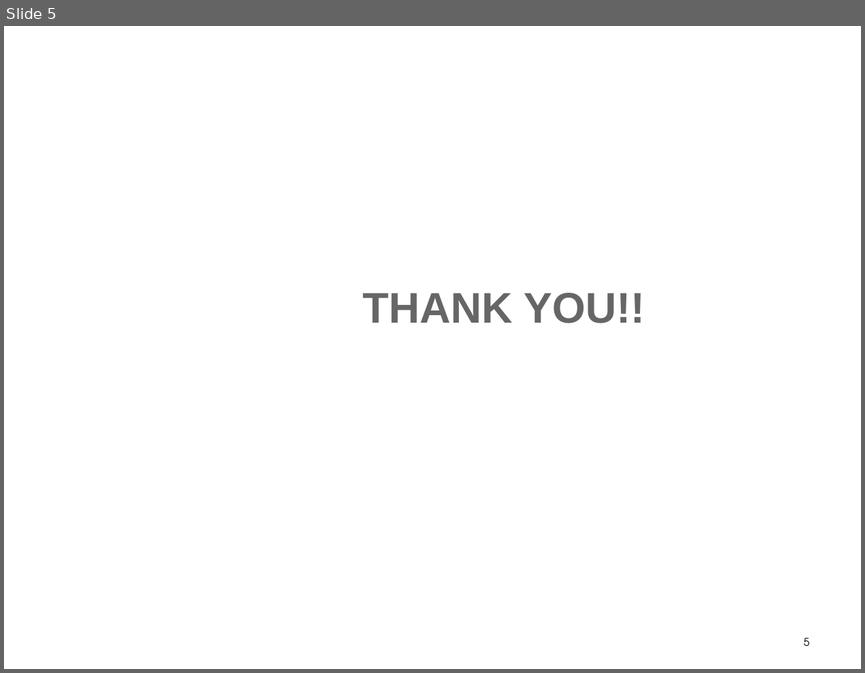
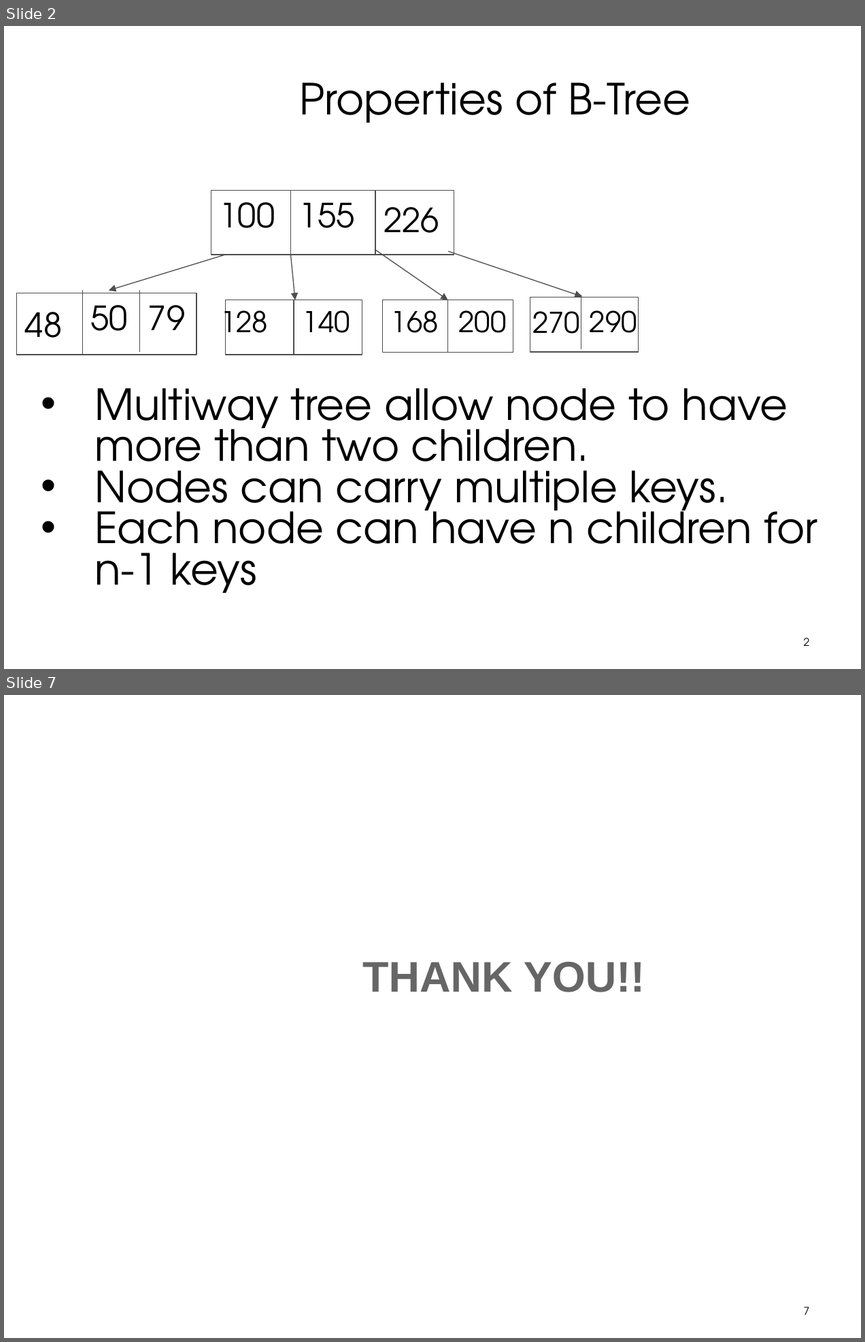
Before and after one commit to praash47/dsa, a slide deck: B_Tree.pptx. Shown one above the other, each under a label of ours: slide 5 before the commit, slides 2 and 7 after it; the slides between them are not shown. The pictures are 865x673 and 865x1342 pixels, drawn with LibreOffice and Linux fonts; fonts in the diff are those of the drawing; background and template pictures are left out. Boxes give left, top, right and bottom in pixels: in the first picture for what was removed or moved away, otherwise in the second. Text is boxed around its words. In the diff, an @@ line names an element or a change of style, - is before the commit and + after.

```diff
--- a/B_Tree.pptx
+++ b/B_Tree.pptx
@@ slide 2 added at box(4, 26, 861, 669), background picture (left out) @@
@@ title added at box(299, 82, 691, 123), 36 pt, text #000000 @@
+Properties of B-Tree
@@ rectangle added at box(211, 191, 454, 254), fill #FFFFFF, outline #4D4D4D 0.75 pt @@
@@ text added at box(220, 202, 275, 228), 28 pt, text #000000 @@
+100
@@ line added from (291, 191) to (291, 254), #4D4D4D 0.75 pt @@
@@ text added at box(299, 202, 354, 228), 28 pt, text #000000 @@
+155
@@ line added from (375, 191) to (375, 254), #4D4D4D 0.75 pt @@
@@ text added at box(383, 207, 439, 233), 28 pt, text #000000 @@
+226
@@ arrow added from (375, 250) to (448, 300), #4D4D4D 0.75 pt @@
@@ arrow added from (225, 254) to (109, 290), #4D4D4D 0.75 pt @@
@@ arrow added from (291, 254) to (295, 300), #4D4D4D 0.75 pt @@
@@ arrow added from (448, 251) to (581, 296), #4D4D4D 0.75 pt @@
@@ line added from (83, 290) to (83, 354), #4D4D4D 0.75 pt @@
@@ line added from (139, 290) to (139, 352), #4D4D4D 0.75 pt @@
@@ rectangle added at box(17, 293, 197, 354), fill #FFFFFF, outline #4D4D4D 0.75 pt @@
@@ text added at box(91, 305, 128, 331), 28 pt, text #000000 @@
+50
@@ text added at box(148, 305, 185, 330), 28 pt, text #000000 @@
+79
@@ text added at box(220, 303, 268, 346), 24 pt, text #000000 @@
+128
@@ rectangle added at box(225, 300, 362, 355), fill #FFFFFF, outline #4D4D4D 0.75 pt @@
@@ line added from (294, 300) to (294, 354), #4D4D4D 0.75 pt @@
@@ text added at box(303, 310, 350, 333), 24 pt, text #000000 @@
+140
@@ rectangle added at box(383, 300, 514, 352), fill #FFFFFF, outline #4D4D4D 0.75 pt @@
@@ text added at box(391, 310, 439, 333), 24 pt, text #000000 @@
+168
@@ line added from (448, 300) to (448, 352), #4D4D4D 0.75 pt @@
@@ text added at box(459, 310, 507, 333), 24 pt, text #000000 @@
+200
@@ rectangle added at box(530, 297, 638, 352), fill #FFFFFF, outline #4D4D4D 0.75 pt @@
@@ text added at box(532, 311, 580, 333), 24 pt, text #000000 @@
+270
@@ line added from (581, 295) to (581, 349), #4D4D4D 0.75 pt @@
@@ text added at box(589, 310, 637, 333), 24 pt, text #000000 @@
+290
@@ text added at box(25, 312, 62, 337), 28 pt, text #000000 @@
+48
@@ text added at box(94, 388, 818, 592), 36 pt, text #000000 @@
+• Multiway tree allow node to have more than two children.
+• Nodes can carry multiple keys.
+• Each node can have n children for n-1 keys
@@ page number added at box(804, 637, 810, 645), 9 pt, text #000000 @@
+2
@@ what was slide 5 is now slide 7 @@
@@ page number at box(804, 1306, 810, 1314): text changed @@
-5
+7
```
Also in this commit, not shown: 4 slides changed, 1 other slide added, 1 other file.
